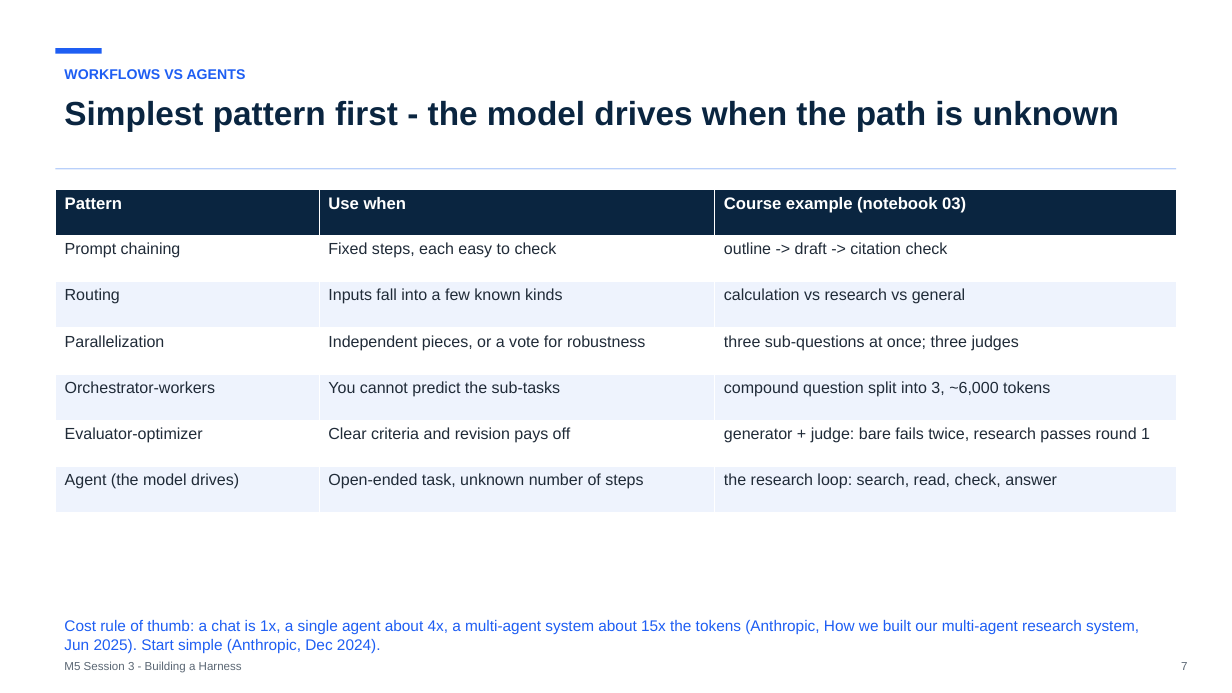
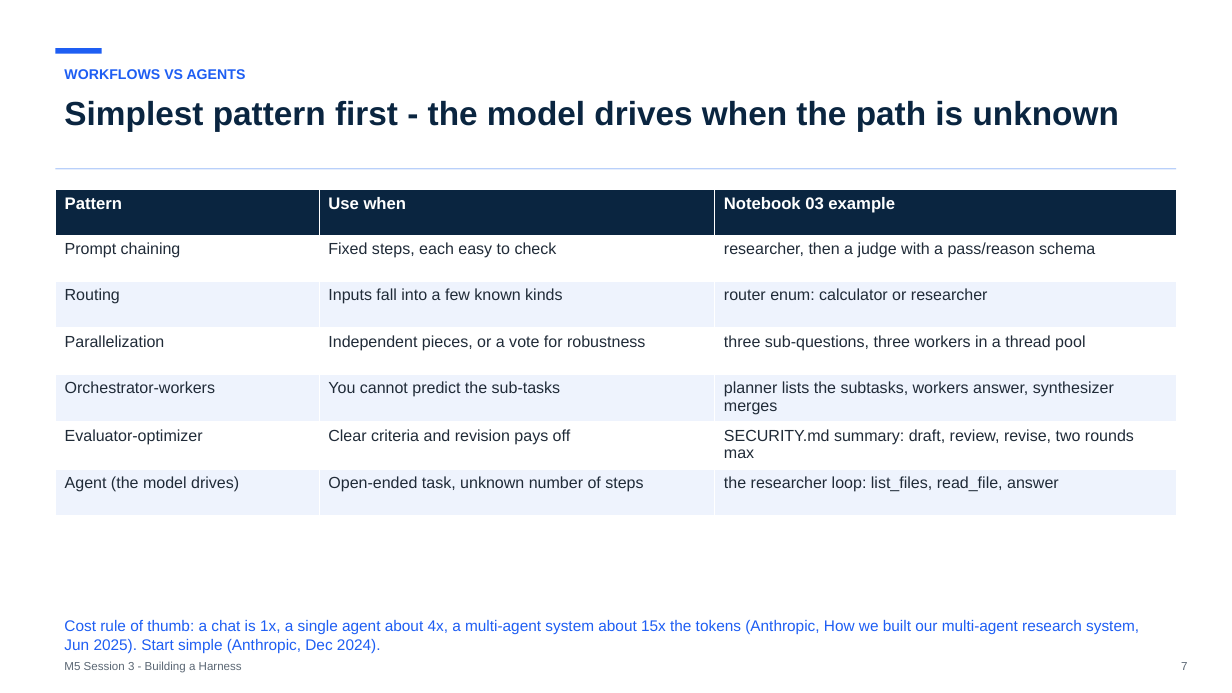
Before and after one commit to maglionejm/fontys-tech-exercises, a slide deck: slide 7 of presentations/m5-session-3-building-a-harness.pptx. Drawn at 1232x693 pixels with LibreOffice and Linux fonts; fonts in the diff are those of the drawing. Boxes give left, top, right and bottom in pixels: in the first picture for what was removed or moved away, otherwise in the second. Text is boxed around its words. In the diff, an @@ line names an element or a change of style, - is before the commit and + after.

```diff
--- a/presentations/m5-session-3-building-a-harness.pptx
+++ b/presentations/m5-session-3-building-a-harness.pptx
@@ table at bbox=[55, 189, 1176, 513] @@
-row 1, column 3: Course example (notebook 03)
+row 1, column 3: Notebook 03 example
-row 2, column 3: outline -> draft -> citation check
+row 2, column 3: researcher, then a judge with a pass/reason schema
-row 3, column 3: calculation vs research vs general
+row 3, column 3: router enum: calculator or researcher
-row 4, column 3: three sub-questions at once; three judges
+row 4, column 3: three sub-questions, three workers in a thread pool
-row 5, column 3: compound question split into 3, ~6,000 tokens
+row 5, column 3: planner lists the subtasks, workers answer, synthesizer merges
-row 6, column 3: generator + judge: bare fails twice, research passes round 1
+row 6, column 3: SECURITY.md summary: draft, review, revise, two rounds max
-row 7, column 3: the research loop: search, read, check, answer
+row 7, column 3: the researcher loop: list_files, read_file, answer
```
Also in this commit, not shown: 10 other slides changed, 5 slides added, 3 slides removed, 1 other file.
